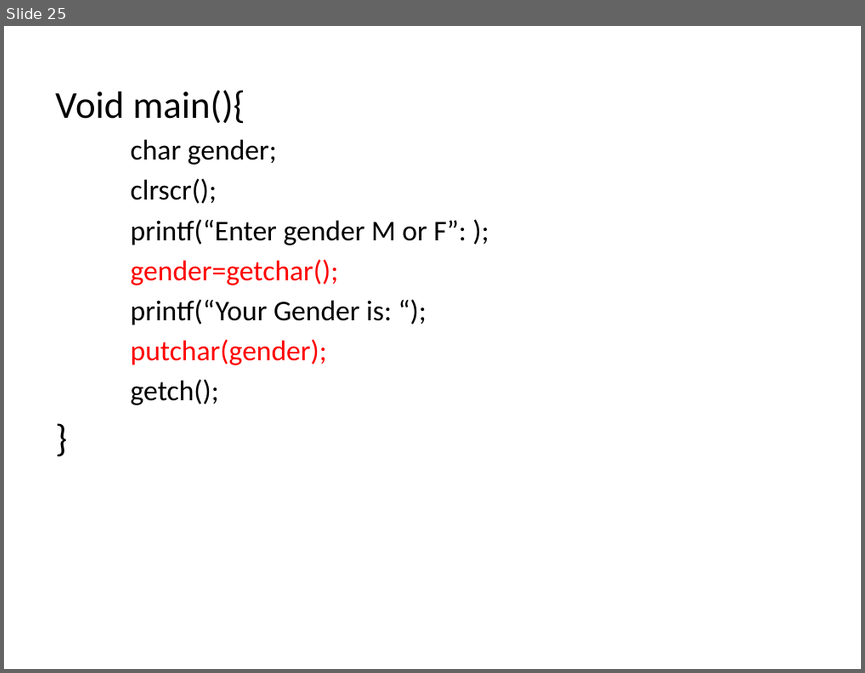
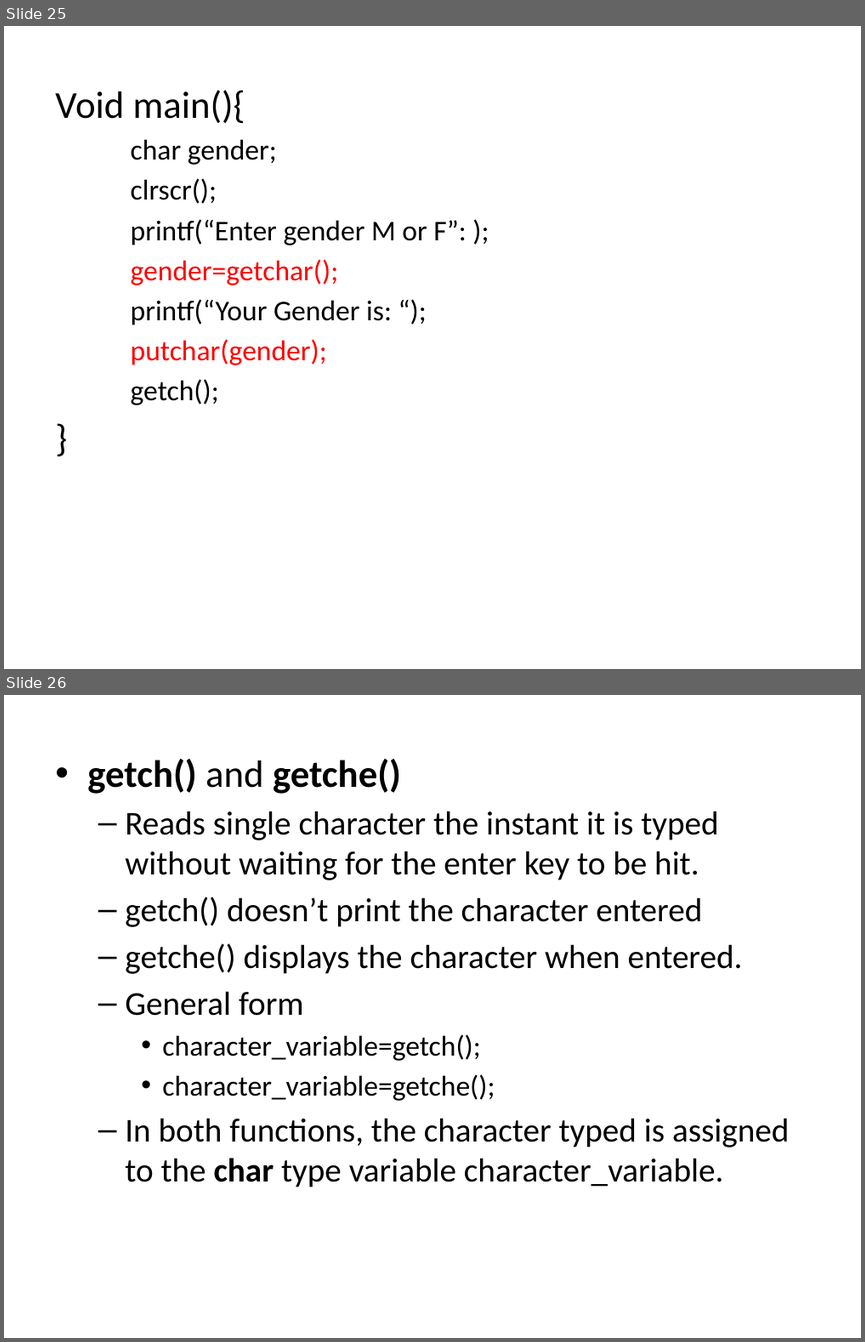
Before and after one commit to ashim888/csit-c, a slide deck: Unit 3/inputoutput.pptx. Shown one above the other, each under a label of ours: slide 25 before the commit, slides 25 and 26 after it. The pictures are 865x673 and 865x1342 pixels, drawn with LibreOffice and Linux fonts; fonts in the diff are those of the drawing. Boxes give left, top, right and bottom in pixels: in the first picture for what was removed or moved away, otherwise in the second. Text is boxed around its words. In the diff, an @@ line names an element or a change of style, - is before the commit and + after.

```diff
--- a/Unit 3/inputoutput.pptx
+++ b/Unit 3/inputoutput.pptx
@@ slide 26 added at bbox=[4, 695, 861, 1338], background #FFFFFF @@
@@ text added at bbox=[87, 759, 789, 1187], 28 pt, text #000000 @@
+• getch() and getche()
+  – Reads single character the instant it is typed without waiting for the enter key to be hit.
+  – getch() doesn’t print the character entered
+  – getche() displays the character when entered.
+  – General form
+    • character_variable=getch();
+    • character_variable=getche();
+  – In both functions, the character typed is assigned to the char type variable character_variable.
```
Also in this commit, not shown: 5 other slides added, 5 slides removed, 1 other file.
